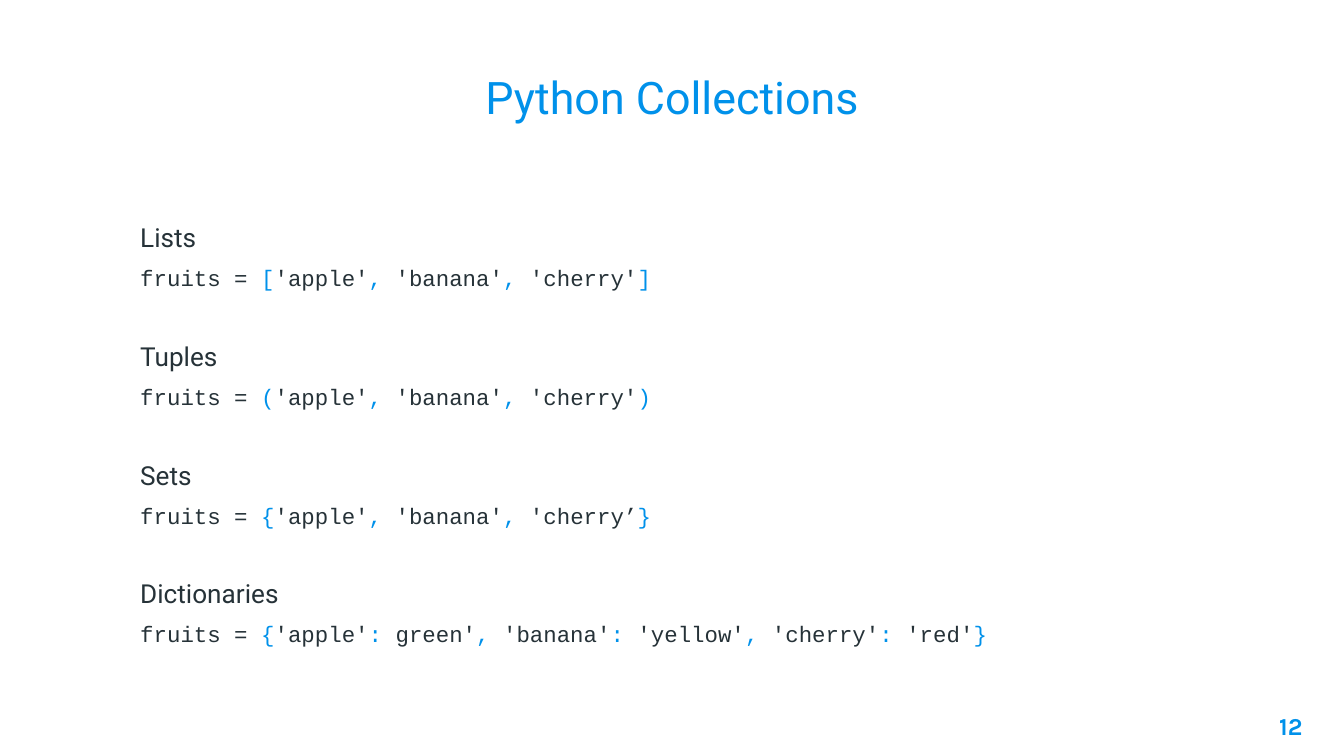
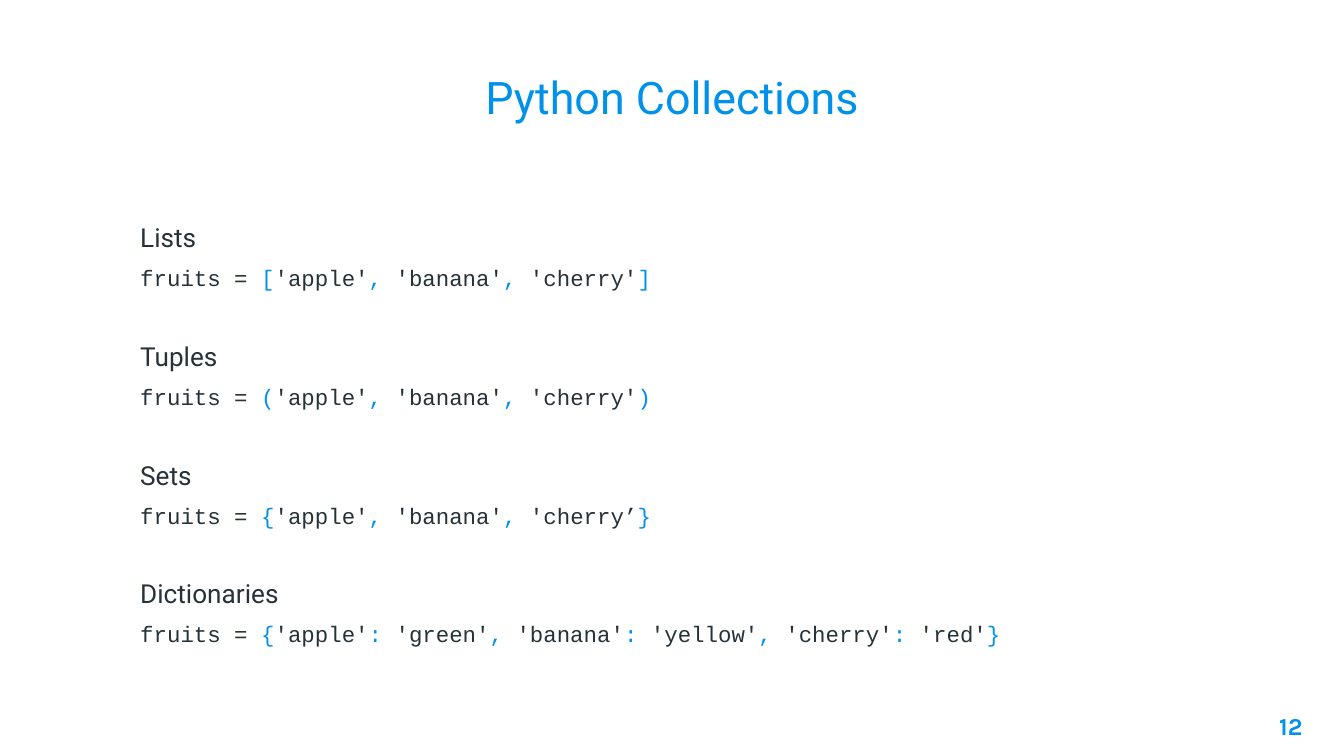
Before and after one commit to AleeRezaa/learn-python, a slide deck: slide 12 of Python.pptx. Drawn at 1344x756 pixels with LibreOffice and Linux fonts; fonts in the diff are those of the drawing; background and template pictures are left out. Boxes give left, top, right and bottom in pixels: in the first picture for what was removed or moved away, otherwise in the second. Text is boxed around its words. In the diff, an @@ line names an element or a change of style, - is before the commit and + after.

```diff
--- a/Python.pptx
+++ b/Python.pptx
@@ text at [140,626,1001,647]: text changed @@
-fruits = {'apple': green', 'banana': 'yellow', 'cherry': 'red'}
+fruits = {'apple': 'green', 'banana': 'yellow', 'cherry': 'red'}
```
Also in this commit, not shown: 2 other slides changed, 5 slides added.
